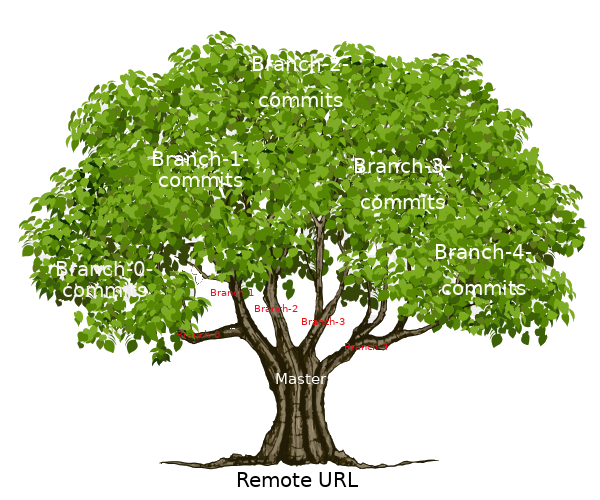
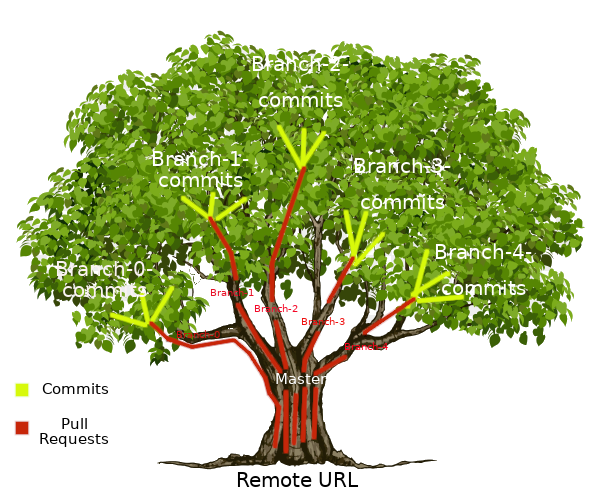
Revision of a layered 600px x 500px image; what changed, layer by layer:
added layer "Pull Requests" above "Commits" over bbox(40, 418, 109, 447)
added layer "Commits" above "Pasted Layer" over bbox(42, 383, 109, 394)
painted on "Pasted Layer" over bbox(14, 30, 587, 470)
